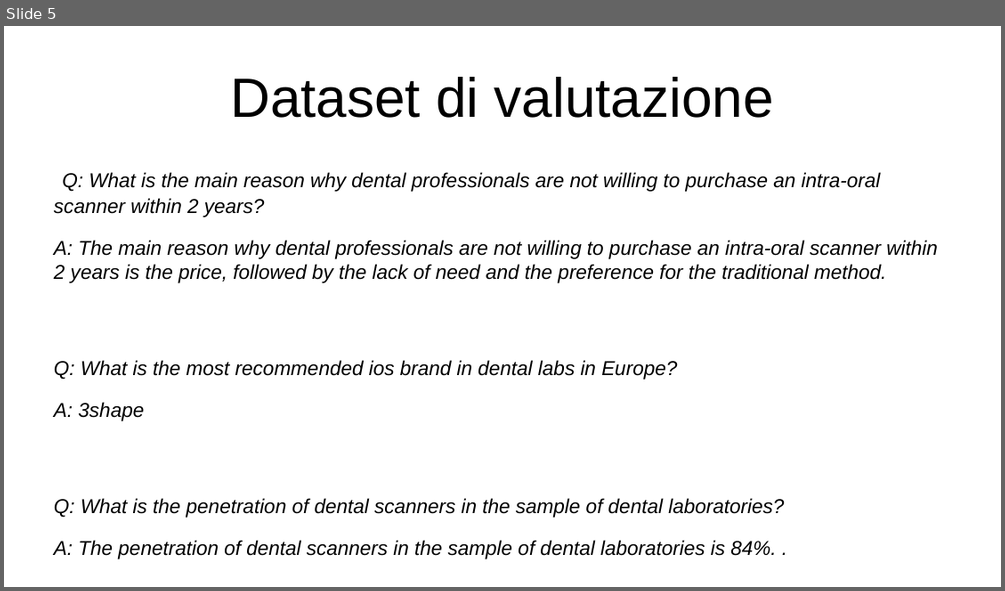
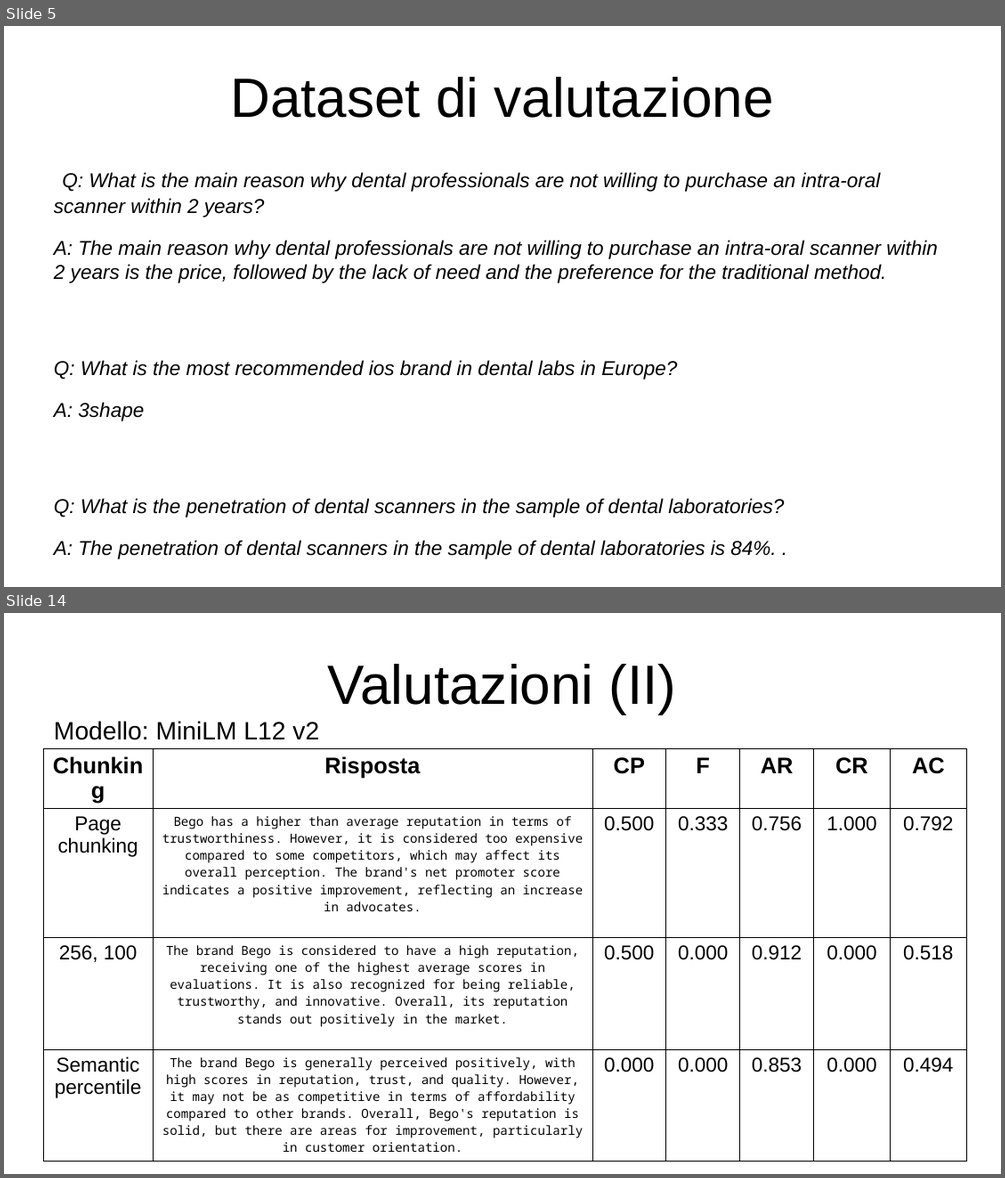
Before and after one commit to PietroNoto/Tesi, a slide deck: Appunti/Bozza presentazione keystone novembre.odp. Shown one above the other, each under a label of ours: slide 5 before the commit, slides 5 and 14 after it; the slides between them are not shown. The pictures are 1005x591 and 1005x1178 pixels, drawn with LibreOffice and Linux fonts; fonts in the diff are those of the drawing. Boxes give left, top, right and bottom in pixels: in the first picture for what was removed or moved away, otherwise in the second. Text is boxed around its words. In the diff, an @@ line names an element or a change of style, - is before the commit and + after.

Commit message:
Updated presentation draft with query evaluation result comparisons

```diff
--- a/Appunti/Bozza presentazione keystone novembre.odp
+++ b/Appunti/Bozza presentazione keystone novembre.odp
@@ slide 14 added at bbox=[4, 613, 1001, 1174], background #FFFFFF @@
@@ title added at bbox=[328, 664, 677, 714], 44 pt, text #000000 @@
+Valutazioni (II)
@@ text added at bbox=[54, 721, 319, 740], 20 pt, text #000000 @@
+Modello: MiniLM L12 v2
@@ table added at bbox=[44, 748, 968, 1155], 4 rows, 7 columns @@
+Chunking | Risposta | CP | F | AR | CR | AC
+Page chunking | Bego has a higher than average reputation in terms of trustworthiness. However, it is considered too expensive compared to some competitors, which may affect its overall perception. The brand's net promoter score indicates a positive improvement, reflecting an increase in advocates. | 0.500 | 0.333 | 0.756 | 1.000 | 0.792
+256, 100 | The brand Bego is considered to have a high reputation, receiving one of the highest average scores in evaluations. It is also recognized for being reliable, trustworthy, and innovative. Overall, its reputation stands out positively in the market. | 0.500 | 0.000 | 0.912 | 0.000 | 0.518
+Semantic percentile | The brand Bego is generally perceived positively, with high scores in reputation, trust, and quality. However, it may not be as competitive in terms of affordability compared to other brands. Overall, Bego's reputation is solid, but there are areas for improvement, particularly in customer orientation. | 0.000 | 0.000 | 0.853 | 0.000 | 0.494
```
Also in this commit, not shown: 2 slides changed, 7 other slides added, 3 other files.
